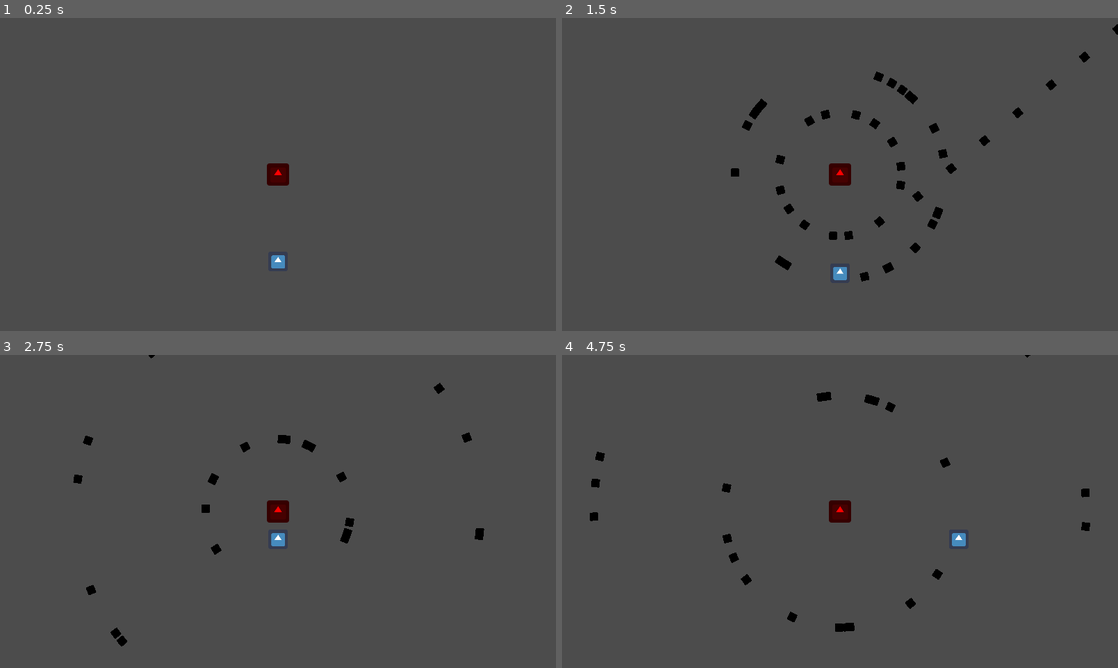
Above: before the commit, frames 1-4 (two rows, left to right).
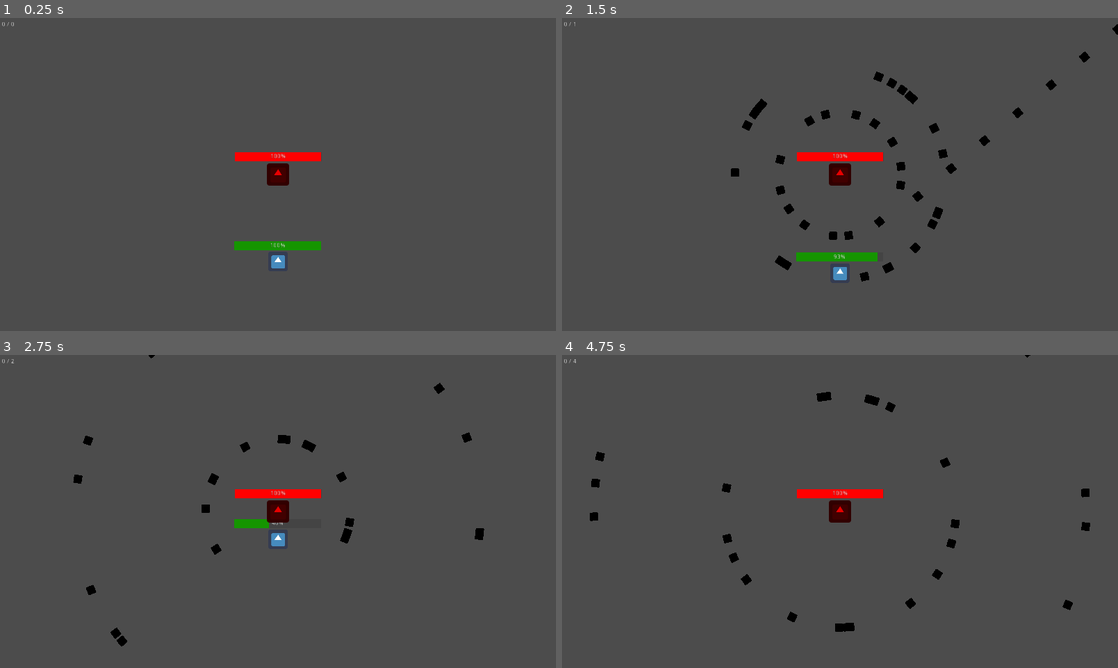
Above: after the commit, the same moments.

Repository: warriormaster12/HeartTale
Game: Godot game, scene res://Levels/BossLevel.tscn
The game is run twice, just before and just after one commit, with the same random seed, the same clock (stepped at 60 frames per second) and the same inputs. The engine's default icon, where the game draws it, is replaced by a stand-in: a white triangle on a blue panel in a dark square.
Inputs (mouse positions are in pixels of both pictures, inside the frame that each line leads up to):
- Up to frame 1 (0.25 s): no input
- Up to frame 2 (1.5 s): tap Enter at 0.5 s; move the mouse to (962, 158) at 0.52 s; press the mouse at (962, 158) at 0.53 s; move the mouse to (728, 190) at 1.27 s; release the mouse at (728, 190) at 1.28 s; tap S (move_b) at 1.35 s
- Up to frame 3 (2.75 s): move the mouse to (333, 442) at 2.02 s; hold W (move_f) from 2.03 s (still down)
- Up to frame 4 (4.75 s): move the mouse to (812, 574) at 2.77 s; release W (move_f) at 2.78 s; tap A (move_l) at 2.85 s; move the mouse to (1006, 558) at 3.52 s; hold D (move_r) 3.53-4.28 s; move the mouse to (673, 464) at 4.27 s; click (673, 464) at 4.35 s

The runs differ from the first frame. In frame 1, 0.9% of the frame differs, in the area x 0-58%, y 1-75%; in frame 2, 0.9%; in frame 3, 0.6%; in frame 4, 0.7%.

Commit message:
timer and some other good stuff

Diff:
--- a/GameObjects/Bullet/Bullet.gd
+++ b/GameObjects/Bullet/Bullet.gd
@@ -32,7 +32,7 @@
 func _on_Area2D_body_entered(body):
 	if body.name == target:
 		sfx_audio_source_node.play()
-		if body.get("god_mode") == false:
+		if !body.get("god_mode") or body.get("god_mode") == false:
 			body.health -= damage
 		self.visible = false
 
--- a/GameObjects/Camera/CustomCamera.tscn
+++ b/GameObjects/Camera/CustomCamera.tscn
@@ -1,9 +1,44 @@
-[gd_scene load_steps=2 format=2]
+[gd_scene load_steps=3 format=2]
 
 [ext_resource path="res://GameObjects/Camera/CameraShake.gd" type="Script" id=1]
+[ext_resource path="res://GameObjects/Camera/Timer.gd" type="Script" id=2]
 
 [node name="CustomCamera" type="Camera2D"]
 script = ExtResource( 1 )
 
 [node name="ShakeTime" type="Timer" parent="."]
+
+[node name="FightTimer" type="HBoxContainer" parent="."]
+margin_left = -635.678
+margin_top = -358.099
+margin_right = -594.678
+margin_bottom = -331.099
+script = ExtResource( 2 )
+__meta__ = {
+"_edit_use_anchors_": false
+}
+
+[node name="Minutes" type="Label" parent="FightTimer"]
+margin_top = 6.0
+margin_right = 8.0
+margin_bottom = 20.0
+text = "1"
+
+[node name="ForwardSlash" type="Label" parent="FightTimer"]
+margin_left = 12.0
+margin_top = 6.0
+margin_right = 17.0
+margin_bottom = 20.0
+text = "/"
+
+[node name="Seconds" type="Label" parent="FightTimer"]
+margin_left = 21.0
+margin_top = 6.0
+margin_right = 41.0
+margin_bottom = 20.0
+text = "0.0"
+
+[node name="Timer" type="Timer" parent="FightTimer"]
+autostart = true
 [connection signal="timeout" from="ShakeTime" to="." method="_on_ShakeTime_timeout"]
+[connection signal="timeout" from="FightTimer/Timer" to="FightTimer" method="_on_Timer_timeout"]
--- /dev/null
+++ b/GameObjects/Camera/Timer.gd
@@ -0,0 +1,29 @@
+extends HBoxContainer
+
+
+var minutes = 0
+var seconds = 0
+var stop_timer = false
+
+
+# Called when the node enters the scene tree for the first time.
+func _ready():
+	pass # Replace with function body.
+
+
+# Called every frame. 'delta' is the elapsed time since the previous frame.
+#func _process(delta):
+#	pass
+
+func _physics_process(delta):
+	if(stop_timer == false):
+		if(seconds > 59):
+			minutes+=1
+			seconds= 0
+	$Minutes.text = String(minutes)
+	$Seconds.text = String(seconds)
+
+
+func _on_Timer_timeout():
+	if(stop_timer == false):
+		seconds+=1
--- a/GameObjects/Enemy/Enemy.gd
+++ b/GameObjects/Enemy/Enemy.gd
@@ -12,6 +12,11 @@
 onready var rotator_node = get_node("rotator")
 onready var timer = get_node("BulletSpawnDelay")
 onready var sfx_audio_source_node = get_node(sfx_audio_source)
+
+onready var starting_color = $Sprite.modulate
+var grey_color = Color(0.5,0.5,0.5)
+
+
 var can_fire = false
 var new_pos
 var can_move = false
@@ -28,6 +33,7 @@
 	timer.start()
 	rotator_node.position = self.position
 
+
 	if do_once == true:
 		current_target = get_node(targets[rand_range(0, targets.size())])
 		do_once = false
@@ -38,10 +44,12 @@
 #	pass
 
 func _physics_process(delta):
-
-	print(health)
 	_calculate_health()
 	_calculate_position(delta)
+	if(god_mode == true):
+		$Sprite.modulate = grey_color
+	else:
+		$Sprite.modulate = starting_color
 
 
 
--- a/GameObjects/Enemy/Enemy.tscn
+++ b/GameObjects/Enemy/Enemy.tscn
@@ -1,12 +1,16 @@
-[gd_scene load_steps=6 format=2]
+[gd_scene load_steps=8 format=2]
 
 [ext_resource path="res://icon.png" type="Texture" id=1]
 [ext_resource path="res://GameObjects/Enemy/BehaviourTree/BTRoot.tscn" type="PackedScene" id=2]
 [ext_resource path="res://GameObjects/Enemy/Enemy.gd" type="Script" id=3]
 [ext_resource path="res://Sound/SFX/HeartShoot.wav" type="AudioStream" id=4]
+[ext_resource path="res://GameObjects/HealthBar/HealthBar.tscn" type="PackedScene" id=5]
 
 [sub_resource type="CircleShape2D" id=1]
 radius = 34.0643
+
+[sub_resource type="StyleBoxFlat" id=2]
+bg_color = Color( 1, 0, 0, 1 )
 
 [node name="Enemy" type="KinematicBody2D"]
 script = ExtResource( 3 )
@@ -17,7 +21,7 @@
 shape = SubResource( 1 )
 
 [node name="Sprite" type="Sprite" parent="."]
-modulate = Color( 1, 0.00784314, 0.00784314, 1 )
+modulate = Color( 0.917647, 0, 0, 1 )
 scale = Vector2( 0.8, 0.8 )
 texture = ExtResource( 1 )
 
@@ -31,4 +35,12 @@
 [node name="SFX" type="AudioStreamPlayer2D" parent="."]
 stream = ExtResource( 4 )
 bus = "SFX"
+
+[node name="HealthBar" parent="." instance=ExtResource( 5 )]
+margin_left = -99.2126
+margin_top = -52.3842
+margin_right = 100.787
+margin_bottom = -31.4933
+custom_styles/fg = SubResource( 2 )
+target = NodePath("..")
 [connection signal="timeout" from="BulletSpawnDelay" to="." method="_on_Timer_timeout"]
--- /dev/null
+++ b/GameObjects/HealthBar/HealthBar.gd
@@ -0,0 +1,24 @@
+extends ProgressBar
+
+
+export(NodePath) var target
+onready var target_node = get_node(target)
+var current_health = 0.0
+var max_health = 0.0
+
+
+# Called when the node enters the scene tree for the first time.
+func _ready():
+	if target_node.get("health"):
+		max_health = target_node.health
+
+
+
+# Called every frame. 'delta' is the elapsed time since the previous frame.
+#func _process(delta):
+#	pass
+
+func _physics_process(delta):
+	if target_node.get("health"):
+		current_health = target_node.health
+		$".".value = (current_health/max_health)*100
--- /dev/null
+++ b/GameObjects/HealthBar/HealthBar.tscn
@@ -0,0 +1,23 @@
+[gd_scene load_steps=4 format=2]
+
+[ext_resource path="res://GameObjects/HealthBar/HealthBar.gd" type="Script" id=1]
+
+[sub_resource type="StyleBoxFlat" id=1]
+bg_color = Color( 0.0862745, 0.588235, 0, 1 )
+border_color = Color( 0.917647, 0.866667, 0.866667, 1 )
+
+[sub_resource type="StyleBoxFlat" id=2]
+bg_color = Color( 0.211765, 0.211765, 0.211765, 0.368627 )
+
+[node name="HealthBar" type="ProgressBar"]
+margin_left = -94.4941
+margin_top = -8.81946
+margin_right = 105.505
+margin_bottom = 12.0714
+grow_horizontal = 0
+custom_styles/fg = SubResource( 1 )
+custom_styles/bg = SubResource( 2 )
+script = ExtResource( 1 )
+__meta__ = {
+"_edit_use_anchors_": false
+}
--- a/GameObjects/Player/Player.tscn
+++ b/GameObjects/Player/Player.tscn
@@ -1,8 +1,9 @@
-[gd_scene load_steps=5 format=2]
+[gd_scene load_steps=6 format=2]
 
 [ext_resource path="res://icon.png" type="Texture" id=1]
 [ext_resource path="res://GameObjects/Player/Player.gd" type="Script" id=2]
 [ext_resource path="res://Sound/SFX/Shoot.wav" type="AudioStream" id=3]
+[ext_resource path="res://GameObjects/HealthBar/HealthBar.tscn" type="PackedScene" id=4]
 
 [sub_resource type="CircleShape2D" id=1]
 radius = 29.7321
@@ -27,4 +28,11 @@
 stream = ExtResource( 3 )
 max_distance = 5000.0
 bus = "SFX"
+
+[node name="HealthBar" parent="." instance=ExtResource( 4 )]
+margin_left = -100.197
+margin_top = -46.8977
+margin_right = 99.8021
+margin_bottom = -26.0068
+target = NodePath("..")
 [connection signal="timeout" from="ShootingTimer" to="." method="_on_ShootingTimer_timeout"]
